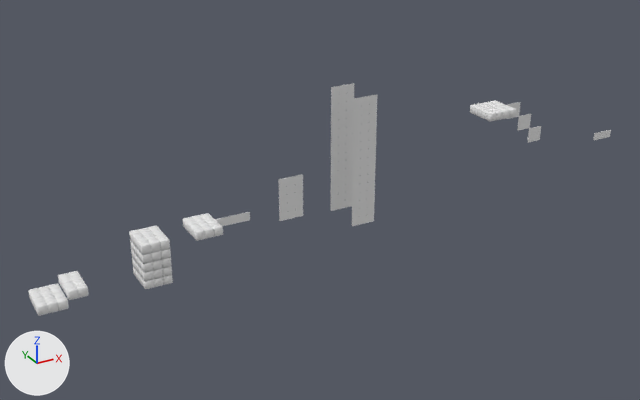
Before and after pictures for a commit that changed the OBJ model tools/tkTools/Assets/stage_03.obj.
Rendered twice from a 50 mm lens placed at (-30.3, -199.6, 110.3), pointed at (81.9, 4.5, 8.2). Lighting does not change. The marker at lower left points along +X, +Y and +Z. Where no turn or scale is listed for an object, it has been applied to the vertices. Vertices at the same position are counted once.

Script lines for the objects in view, before the commit:
```python
me_stage_03 = bpy.data.meshes.new('stage_03')
me_stage_03.from_pydata(...)  # 8856 vertices, 18152 faces; spans x -1.0..190.0, y -6.0..6.0, z -1.0..41.0
me_stage_03.materials.append(mat_m0)  # white #e7e7e7
ob_stage_03 = bpy.data.objects.new('stage_03', me_stage_03)
ob_stage_03.location = (0.0, 0.0, 0.0)
```
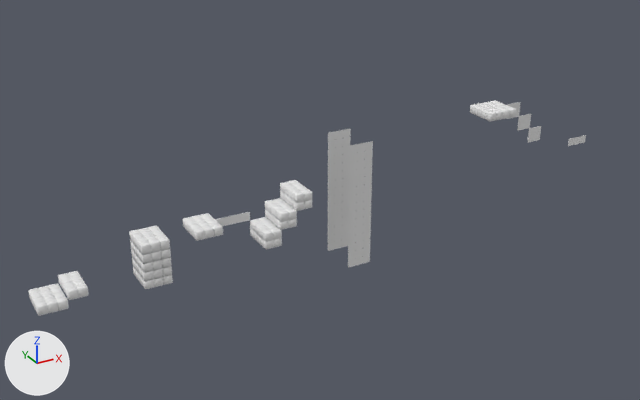
Commit message: stage_03 stage_04

Diff of the bpy script that builds the scene:
```diff
--- a/tools/tkTools/Assets/stage_03.obj.py
+++ b/tools/tkTools/Assets/stage_03.obj.py
@@ me_stage_03 @@
 # used by ob_stage_03; location = (0.0, 0.0, 0.0)
-me_stage_03.from_pydata(...)  # 8856 vertices, 18152 faces; spans x -1.0..190.0, y -6.0..6.0, z -1.0..41.0
+me_stage_03.from_pydata(...)  # 8752 vertices, 17720 faces; spans x -1.0..179.0, y -6.0..8.0, z -11.0..29.0
+# me_stage_03 part 1: the loose piece of 368 vertices spanning x 86.0..89.0, y 6.0, z 3.0..28.0 is moved by (0.0, 2.0, -14.0)
+# me_stage_03 part 2: the loose piece of 204 vertices spanning x 86.0..89.0, y -6.0, z 3.0..28.0 is moved by (0.0, 2.0, -14.0)
+# me_stage_03 part 3: the loose piece of 368 vertices spanning x 89.0..91.0, y 6.0, z 3.0..28.0 is moved by (0.0, 2.0, -14.0)
+# me_stage_03 part 4: the loose piece of 204 vertices spanning x 89.0..91.0, y -6.0, z 3.0..28.0 is moved by (0.0, 2.0, -14.0)
+# me_stage_03 part 5: the loose piece of 204 vertices spanning x 91.0..94.0, y 6.0, z 3.0..28.0 is moved by (0.0, 2.0, -14.0)
+# me_stage_03 part 6: the loose piece of 204 vertices spanning x 91.0..94.0, y -6.0, z 3.0..28.0 is moved by (0.0, 2.0, -14.0)
+# me_stage_03 part 7: the loose piece of 188 vertices spanning x 86.0..89.0, y 6.0, z 28.0..41.0 is moved by (0.0, 2.0, -14.0)
+# me_stage_03 part 8: the loose piece of 104 vertices spanning x 86.0..89.0, y -6.0, z 28.0..41.0 is moved by (0.0, 2.0, -14.0)
+# me_stage_03 part 9: the loose piece of 188 vertices spanning x 89.0..91.0, y 6.0, z 28.0..41.0 is moved by (0.0, 2.0, -14.0)
+# me_stage_03 part 10: the loose piece of 104 vertices spanning x 89.0..91.0, y -6.0, z 28.0..41.0 is moved by (0.0, 2.0, -14.0)
+# me_stage_03 part 11: the loose piece of 104 vertices spanning x 91.0..94.0, y 6.0, z 28.0..41.0 is moved by (0.0, 2.0, -14.0)
+# me_stage_03 part 12: the loose piece of 104 vertices spanning x 91.0..94.0, y -6.0, z 28.0..41.0 is moved by (0.0, 2.0, -14.0)
+# me_stage_03 part 13: the loose piece of 24 vertices spanning x 183.0..185.0, y 0.0, z 10.0..13.0 is moved by (-11.0, 0.0, 0.0)
+# me_stage_03 part 14: the loose piece of 24 vertices spanning x 185.0..188.0, y 0.0, z 10.0..13.0 is moved by (-11.0, 0.0, 0.0)
+# me_stage_03 part 15: the loose piece of 24 vertices spanning x 188.0..190.0, y 0.0, z 10.0..13.0 is moved by (-11.0, 0.0, 0.0)
+# me_stage_03 part 16: 10 loose pieces with 1208 vertices, spanning x 67.0..74.0, y 0.0, z 7.0..19.0, are deleted
+# me_stage_03 part 17: 1104 vertices added at x 59.0..74.0, y -6.0..4.0, z 2.0..16.0
 me_stage_03.materials.append(mat_m0)
```

Location of each change, [x1, y1, x2, y2] in pixels of the pictures (640 x 400 px; the box of a moved part takes in the faces that stretch with it):
'stage_03', reshaped (7% shorter): before [28, 83, 611, 316]; after [28, 100, 586, 316]
part 1 of me_stage_03, moved or reshaped: before [331, 129, 339, 211]; after [328, 172, 335, 251]
part 2 of me_stage_03, moved or reshaped: before [352, 142, 361, 226]; after [348, 187, 357, 268]
part 3 of me_stage_03, moved or reshaped: before [338, 127, 346, 209]; after [335, 171, 343, 249]
part 4 of me_stage_03, moved or reshaped: before [359, 140, 369, 225]; after [355, 185, 364, 265]
part 5 of me_stage_03, moved or reshaped: before [345, 126, 353, 208]; after [342, 169, 350, 247]
part 6 of me_stage_03, moved or reshaped: before [367, 139, 376, 223]; after [363, 183, 372, 264]
part 7 of me_stage_03, moved or reshaped: before [331, 86, 339, 130]; after [328, 131, 336, 174]
part 8 of me_stage_03, moved or reshaped: before [353, 97, 362, 143]; after [349, 144, 357, 188]
part 9 of me_stage_03, moved or reshaped: before [339, 85, 347, 129]; after [335, 130, 343, 172]
part 10 of me_stage_03, moved or reshaped: before [361, 96, 370, 141]; after [357, 143, 365, 186]
part 11 of me_stage_03, moved or reshaped: before [346, 84, 354, 127]; after [343, 129, 351, 170]
part 12 of me_stage_03, moved or reshaped: before [369, 95, 377, 140]; after [364, 141, 373, 184]
part 13 of me_stage_03, moved or reshaped: before [594, 132, 600, 140]; after [568, 138, 575, 146]
part 14 of me_stage_03, moved or reshaped: before [599, 131, 605, 139]; after [574, 137, 580, 145]
part 15 of me_stage_03, moved or reshaped: before [604, 130, 611, 138]; after [580, 135, 586, 143]
part 16 of me_stage_03, deleted: before [278, 174, 303, 221]
part 17 of me_stage_03, added: after [250, 180, 312, 249]
